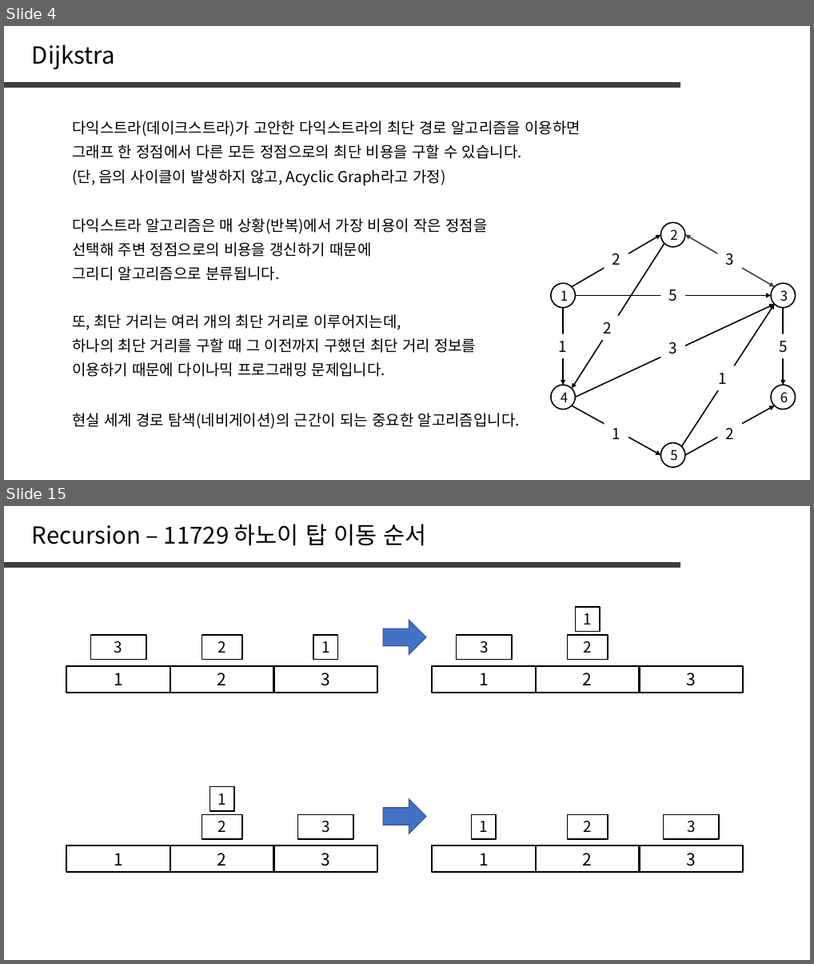
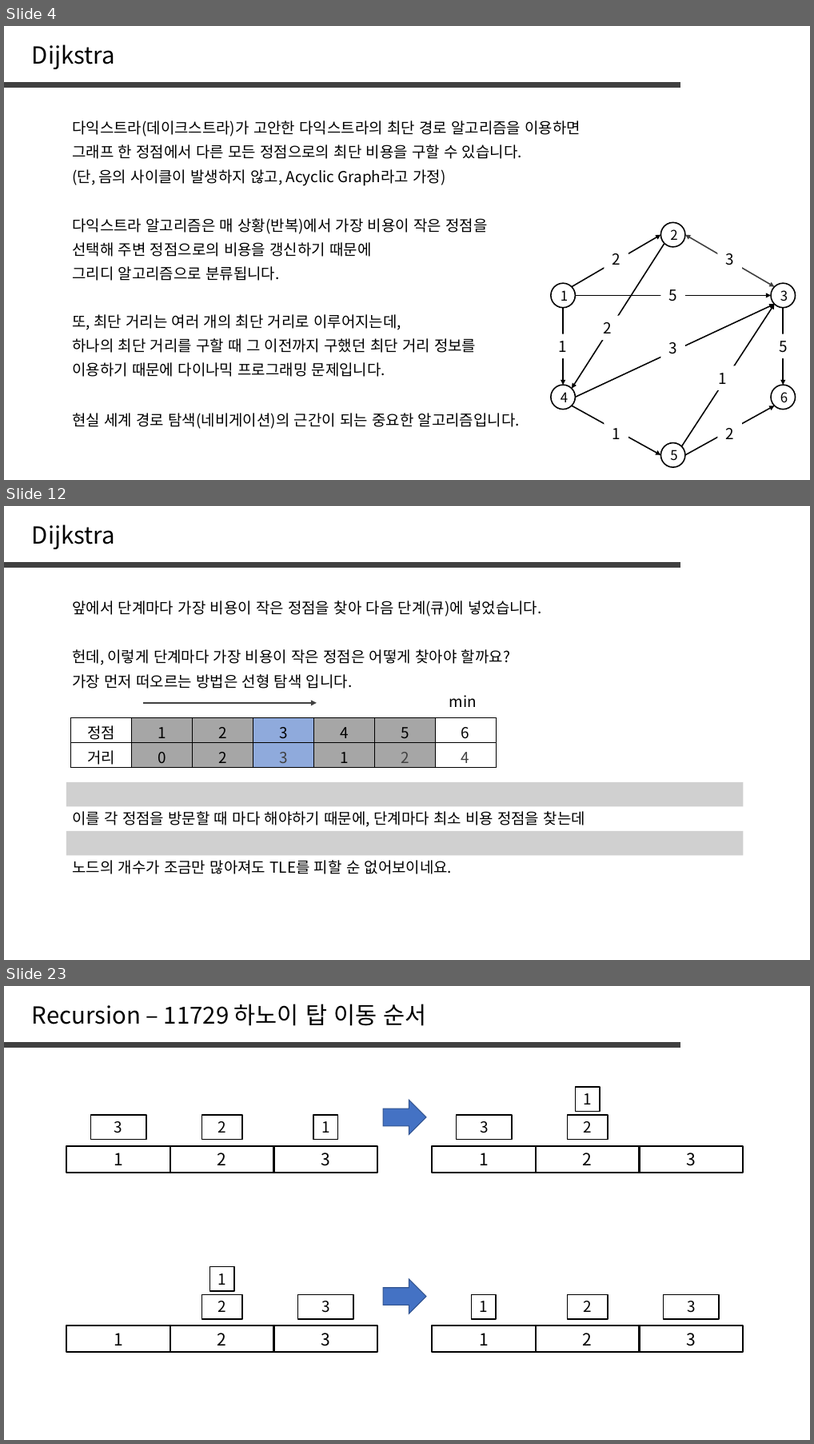
Before and after one commit to jaehoo1/PS-study, a slide deck: study/12_Dijkstra.pptx. Shown one above the other, each under a label of ours: slides 4 and 15 before the commit, slides 4, 12 and 23 after it; the slides between them are not shown. The pictures are 814x964 and 814x1444 pixels, drawn with LibreOffice and Linux fonts; fonts in the diff are those of the drawing; grey boxes stand for pictures. Boxes give left, top, right and bottom in pixels: in the first picture for what was removed or moved away, otherwise in the second. Text is boxed around its words. In the diff, an @@ line names an element or a change of style, - is before the commit and + after.

```diff
--- a/study/12_Dijkstra.pptx
+++ b/study/12_Dijkstra.pptx
@@ slide 12 added at <box>4,506,810,960</box>, background #FFFFFF @@
@@ text added at <box>32,524,115,549</box>, 28 pt, text #000000 @@
+Dijkstra
@@ line added from (4, 564) to (682, 564), #404040 6 pt @@
@@ text added at <box>72,600,542,616</box>, 18 pt, text #000000 @@
+앞에서 단계마다 가장 비용이 작은 정점을 찾아 다음 단계(큐)에 넣었습니다.
@@ text added at <box>72,649,510,665</box>, 18 pt, text #000000 @@
+헌데, 이렇게 단계마다 가장 비용이 작은 정점은 어떻게 찾아야 할까요?
@@ text added at <box>72,674,352,688</box>, 18 pt, text #000000 @@
+가장 먼저 떠오르는 방법은 선형 탐색 입니다.
@@ text added at <box>450,695,477,707</box>, 18 pt, text #000000 @@
+min
@@ table added at <box>71,718,494,768</box>, 2 rows, 7 columns @@
+정점 | 1 | 2 | 3 | 4 | 5 | 6
+거리 | 0 | 2 | 3 | 1 | 2 | 4
@@ arrow added from (143, 703) to (317, 703), #404040 2.25 pt @@
@@ picture added at <box>66,782,744,806</box> @@
@@ text added at <box>72,811,586,827</box>, 18 pt, text #000000 @@
+이를 각 정점을 방문할 때 마다 해야하기 때문에, 단계마다 최소 비용 정점을 찾는데
@@ picture added at <box>66,831,744,855</box> @@
@@ text added at <box>72,860,453,874</box>, 18 pt, text #000000 @@
+노드의 개수가 조금만 많아져도 TLE를 피할 순 없어보이네요.
@@ what was slide 15 is now slide 23 @@
```
Also in this commit, not shown: 1 slide changed, 16 other slides added, 9 slides removed.
